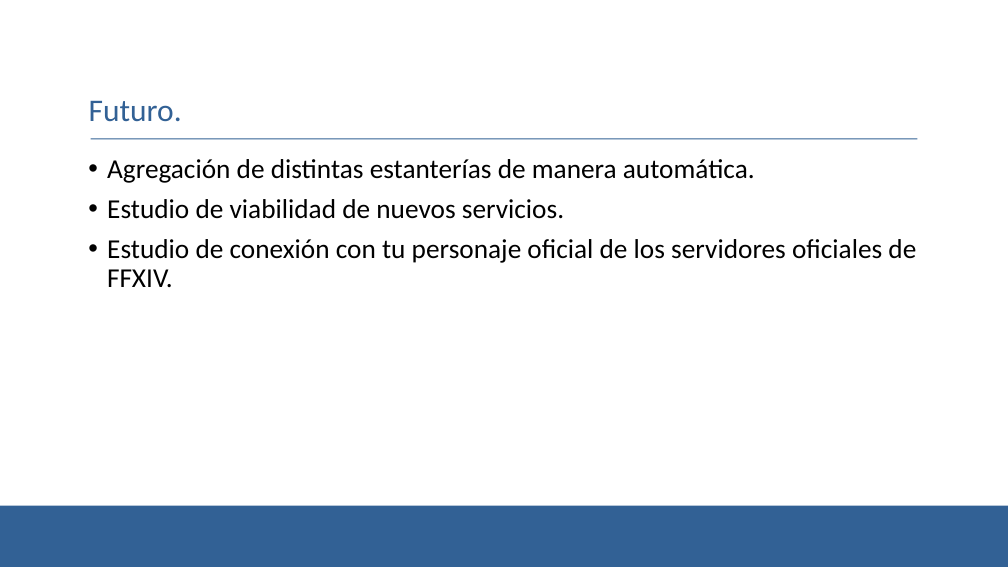
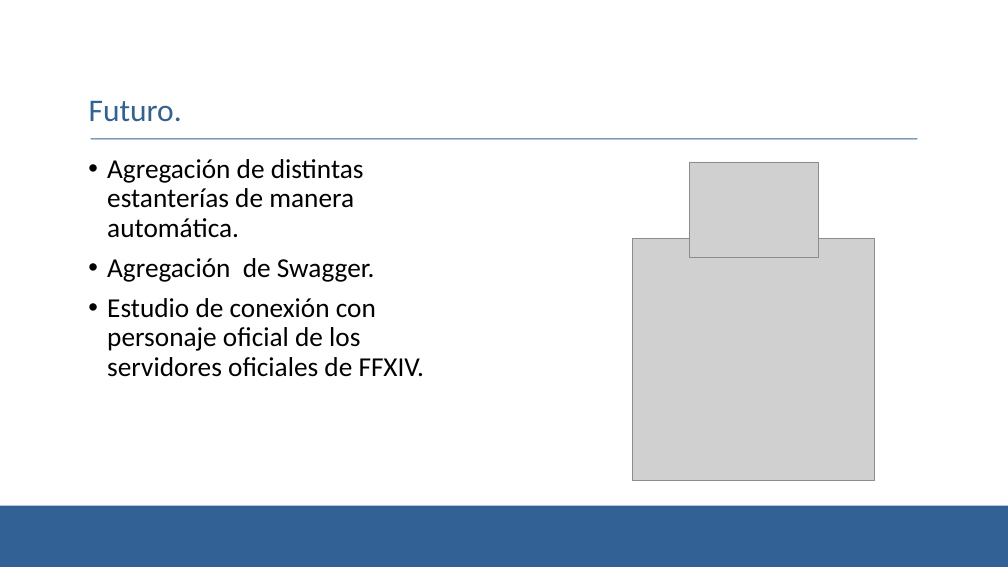
Before and after one commit to ajl618/EorzeArm, a slide deck: slide 12 of DRA-EorzeArm.pptx (slide 11 before the commit). Drawn at 1008x567 pixels with LibreOffice and Linux fonts; fonts in the diff are those of the drawing; grey boxes stand for pictures; background and template pictures are left out. Boxes give left, top, right and bottom in pixels: in the first picture for what was removed or moved away, otherwise in the second. Text is boxed around its words. In the diff, an @@ line names an element or a change of style, - is before the commit and + after.

```diff
--- a/DRA-EorzeArm.pptx
+++ b/DRA-EorzeArm.pptx
@@ picture added at [689,162,818,257] @@
@@ picture added at [633,238,875,480] @@
@@ text at [107,258,424,377]: text changed @@
-• Estudio de viabilidad de nuevos servicios.
-• Estudio de conexión con tu personaje oficial de los servidores oficiales de FFXIV.
+• Agregación de Swagger.
+• Estudio de conexión con personaje oficial de los servidores oficiales de FFXIV.
```
Also in this commit, not shown: 3 other slides changed, 1 slide added.
